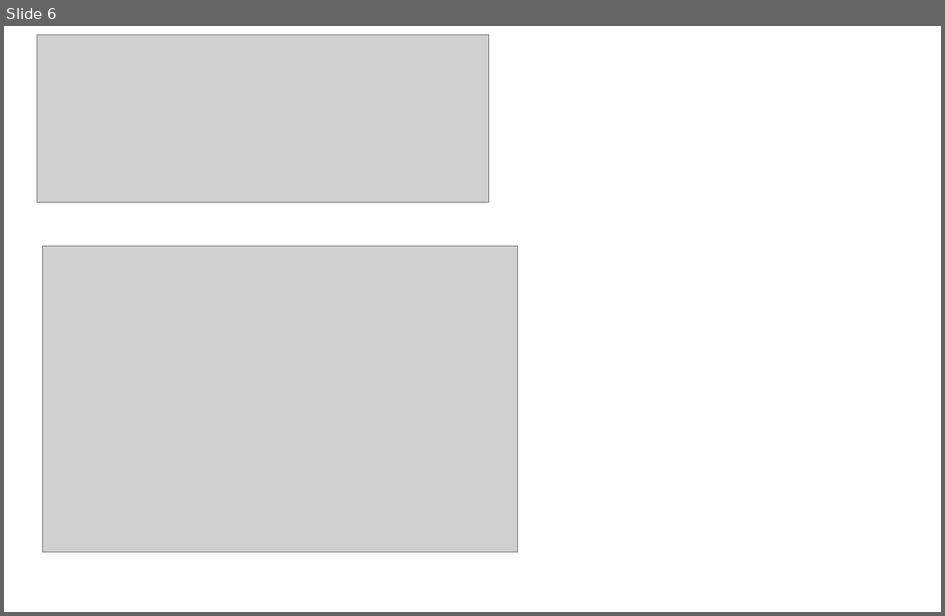
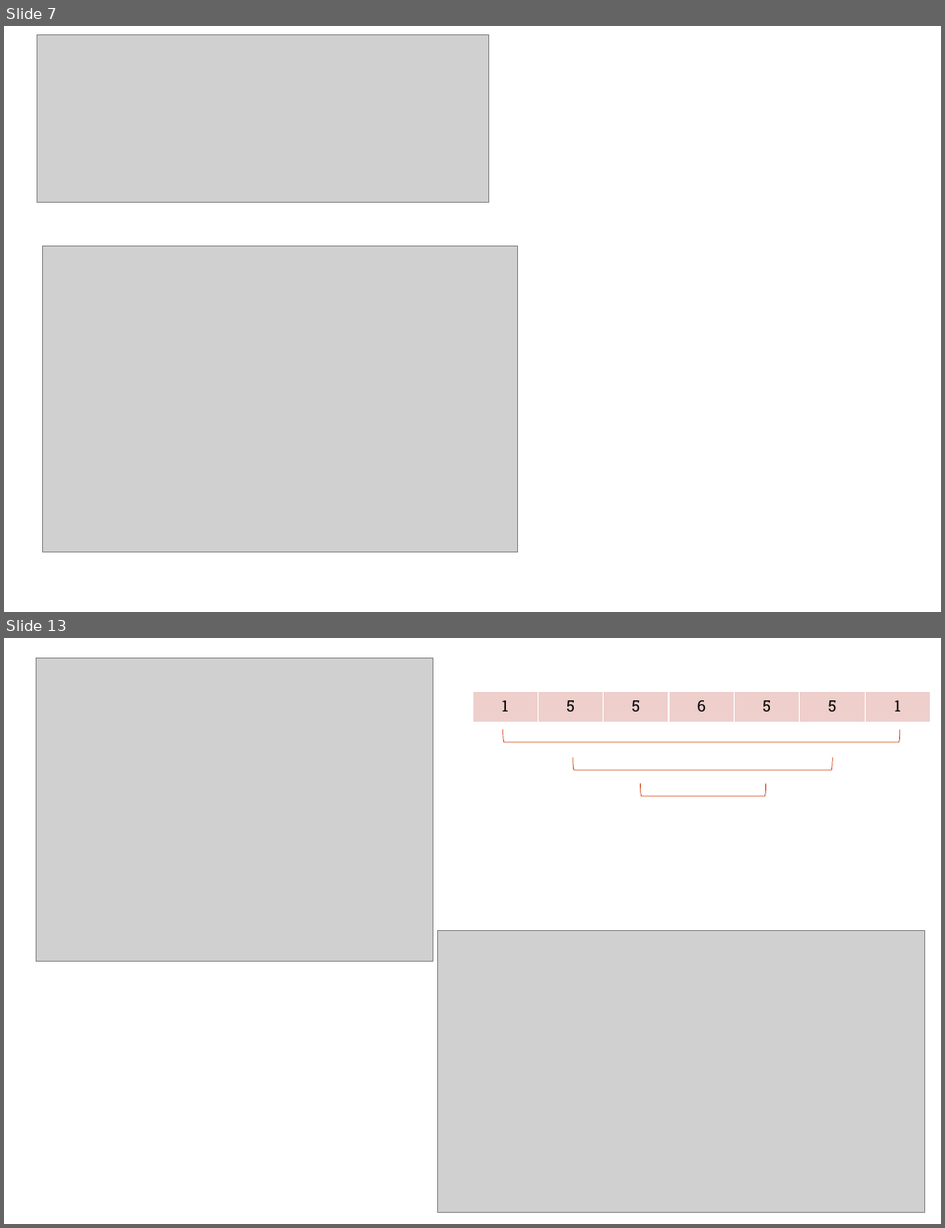
Before and after one commit to d823944/Python4Us, a slide deck: Slide_ITSA_Basics/ITSA Basics_11_15.pptx. Shown one above the other, each under a label of ours: slide 6 before the commit, slides 7 and 13 after it; the slides between them are not shown. The pictures are 945x616 and 945x1228 pixels, drawn with LibreOffice and Linux fonts; fonts in the diff are those of the drawing; grey boxes stand for pictures; background and template pictures are left out. Boxes give left, top, right and bottom in pixels: in the first picture for what was removed or moved away, otherwise in the second. Text is boxed around its words. In the diff, an @@ line names an element or a change of style, - is before the commit and + after.

```diff
--- a/Slide_ITSA_Basics/ITSA Basics_11_15.pptx
+++ b/Slide_ITSA_Basics/ITSA Basics_11_15.pptx
@@ slide 13 added at bbox=[4, 638, 941, 1224], background #FFFFFF @@
@@ picture added at bbox=[36, 658, 434, 962] @@
@@ table added at bbox=[473, 691, 932, 723], 1 rows, 7 columns @@
+1 | 5 | 5 | 6 | 5 | 5 | 1
@@ left bracket added at bbox=[503, 730, 901, 743], outline #D34817 0.5 pt @@
@@ left bracket added at bbox=[573, 758, 834, 771], outline #D34817 0.5 pt @@
@@ left bracket added at bbox=[640, 783, 767, 796], outline #D34817 0.5 pt @@
@@ picture added at bbox=[438, 930, 925, 1212] @@
@@ what was slide 6 is now slide 7 @@
```
Also in this commit, not shown: 1 slide changed, 8 other slides added, 5 slides removed.
